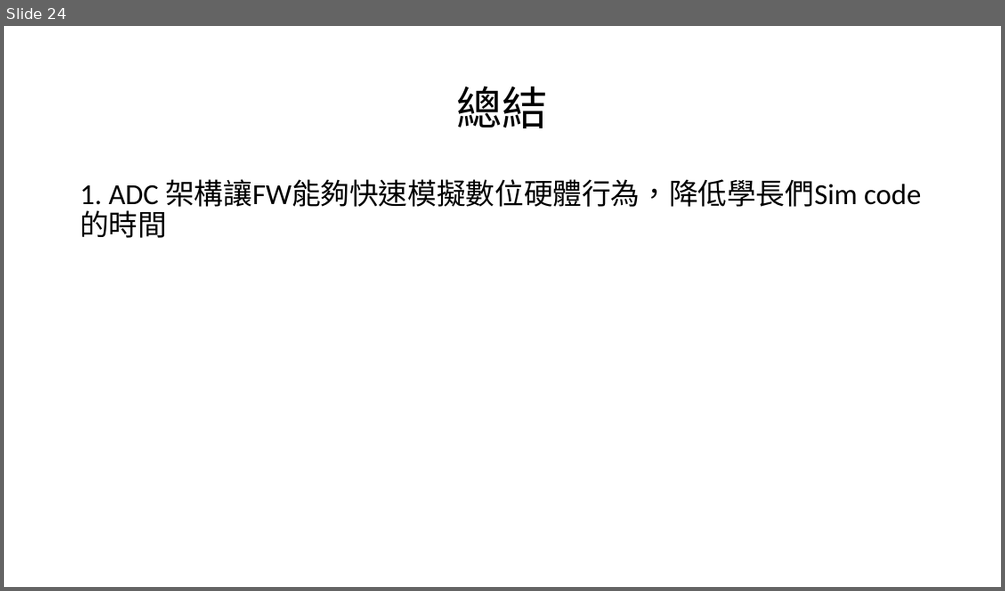
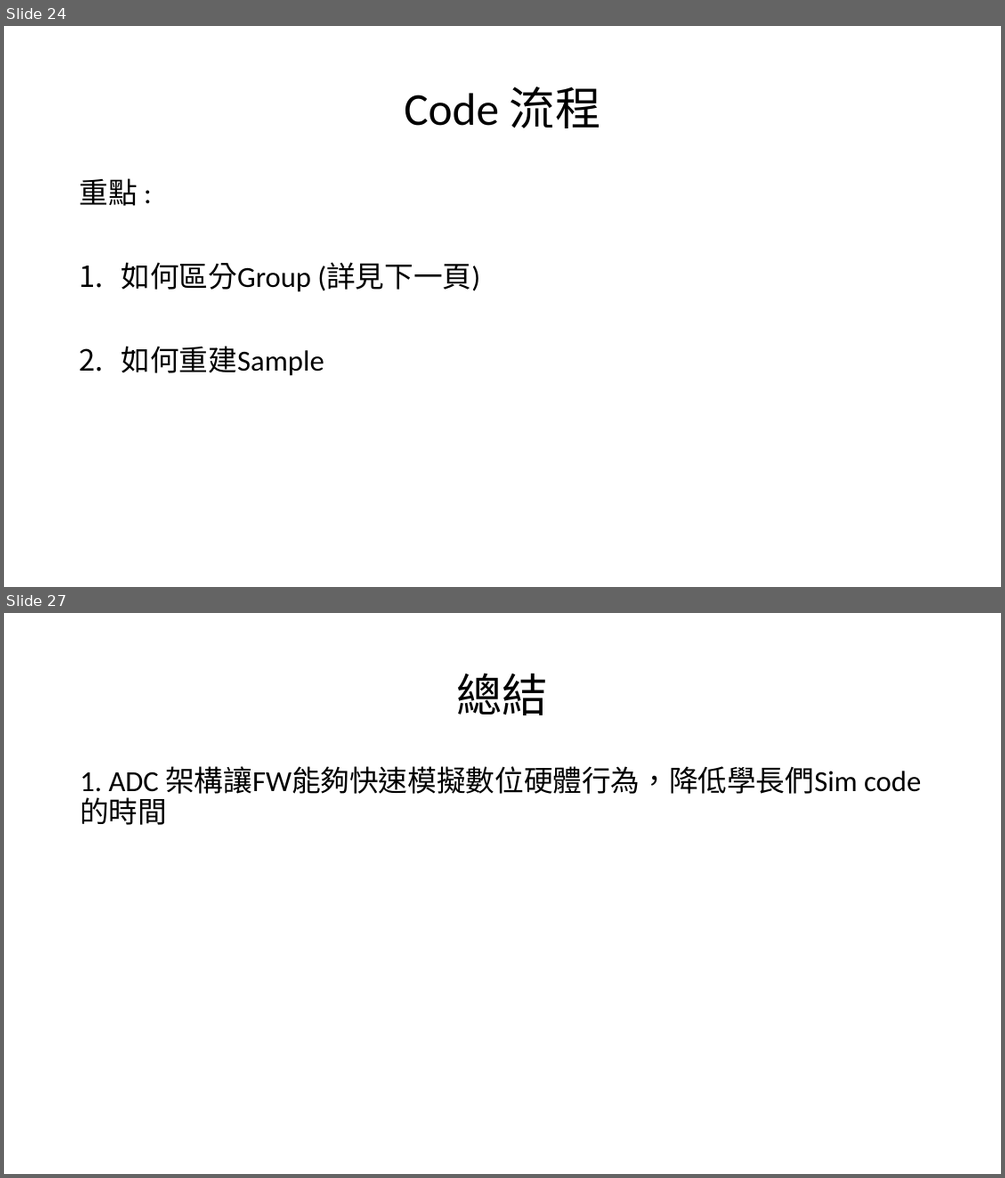
Before and after one commit to a0910281835/Summrary_PDF, a slide deck: Project_Summary_pdf/Project_Summary.pptx. Shown one above the other, each under a label of ours: slide 24 before the commit, slides 24 and 27 after it; the slides between them are not shown. The pictures are 1005x591 and 1005x1178 pixels, drawn with LibreOffice and Linux fonts; fonts in the diff are those of the drawing. Boxes give left, top, right and bottom in pixels: in the first picture for what was removed or moved away, otherwise in the second. Text is boxed around its words. In the diff, an @@ line names an element or a change of style, - is before the commit and + after.

```diff
--- a/Project_Summary_pdf/Project_Summary.pptx
+++ b/Project_Summary_pdf/Project_Summary.pptx
@@ slide 24 added at <box>4,26,1001,587</box>, background #FFFFFF @@
@@ title added at <box>404,87,601,128</box>, 44 pt, text #000000 @@
+Code 流程
@@ text added at <box>79,178,480,376</box>, 28 pt, text #000000 @@
+重點 :
+1. 如何區分Group (詳見下一頁)
+2. 如何重建Sample
@@ what was slide 24 is now slide 27 @@
```
Also in this commit, not shown: 2 slides changed, 2 other slides added.
